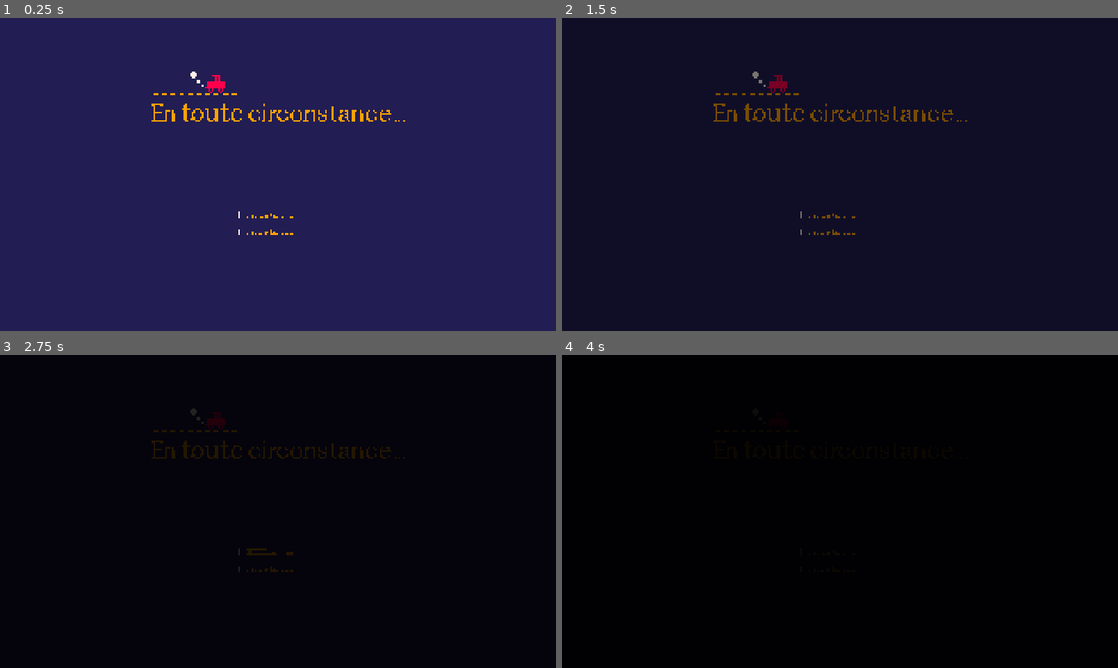
Above: before the commit, frames 1-4 (two rows, left to right).
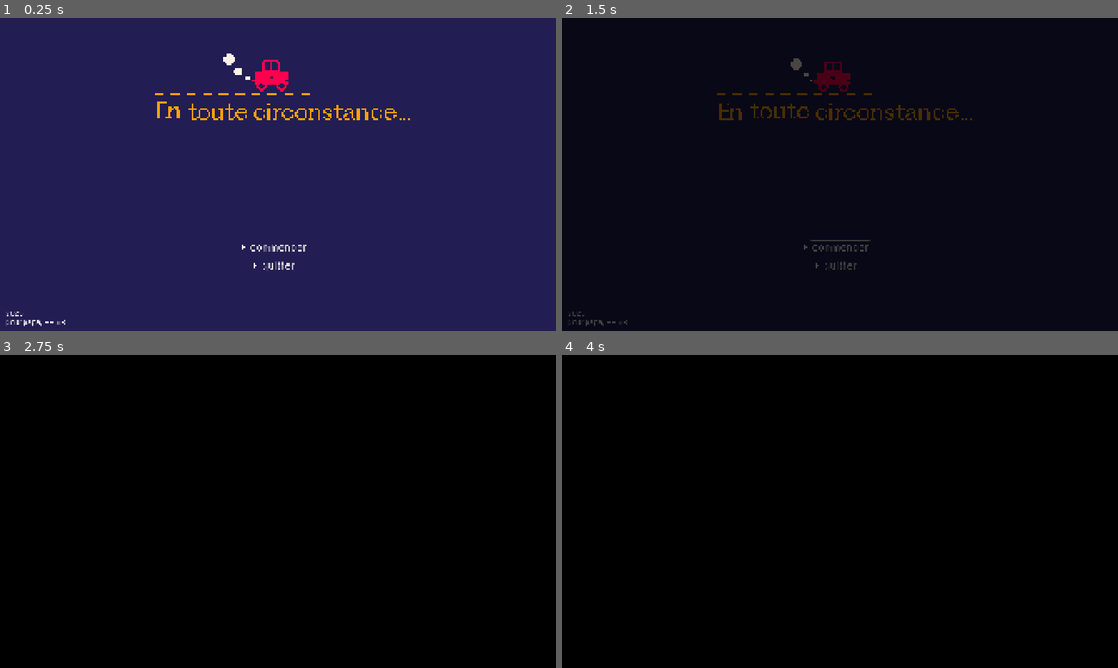
Above: after the commit, the same moments.

Repository: VeryKoolGames/En_toute_circonstance
Game: Godot game, scene res://Scenes/start_menu.tscn
The game is run twice, just before and just after one commit, with the same random seed, the same clock (stepped at 60 frames per second) and the same inputs. This scene is started directly instead of the project's main scene.
Inputs (mouse positions are in pixels of both pictures, inside the frame that each line leads up to; where the layout moved, square brackets give the same spot in the first picture):
- Up to frame 1 (0.25 s): no input
- Up to frame 2 (1.5 s): click (840, 246) [828, 215] at 0.5 s; click (828, 230) at 1.27 s
- Up to frame 3 (2.75 s): click (266, 552) at 2.02 s
- Up to frame 4 (4 s): click (840, 583) [828, 552] at 2.75 s; click (828, 567) at 3.52 s

The runs differ from the first frame. In frame 1, 2.0% of the frame differs, in the area x 1-74%, y 11-99%; in frame 2, 2.1%, in the area x 1-74%, y 12-99%; in frame 3, 0.9%; in frame 4, less than 0.1%.

Commit message:
menu et particules explosion

Diff:
--- /dev/null
+++ b/Scenes/anti_gravité_particules.tscn
@@ -0,0 +1,13 @@
+[gd_scene load_steps=2 format=3 uid="uid://b24a3oyjqgh5c"]
+
+[sub_resource type="Curve" id="Curve_s63ww"]
+_data = [Vector2(0.00491803, 1), 0.0, 0.0, 0, 0, Vector2(0.901639, 1), 0.0, 0.0, 0, 0, Vector2(1, 0), 0.0, 0.0, 0, 0]
+point_count = 3
+
+[node name="AntiGravitéParticules" type="CPUParticles2D"]
+lifetime = 1.84
+emission_shape = 3
+emission_rect_extents = Vector2(40, 60)
+gravity = Vector2(0, -3.94)
+scale_amount_curve = SubResource("Curve_s63ww")
+color = Color(0.386901, 0.432867, 0.802481, 1)
--- /dev/null
+++ b/Scenes/explosion_particules.tscn
@@ -0,0 +1,21 @@
+[gd_scene load_steps=2 format=3 uid="uid://cakhowcvdsa18"]
+
+[sub_resource type="Curve" id="Curve_ixug2"]
+_data = [Vector2(0.00491803, 1), 0.0, 0.0, 0, 0, Vector2(1, 0), -1.86256, 0.0, 0, 0]
+point_count = 2
+
+[node name="ExplosionParticules" type="CPUParticles2D"]
+emitting = false
+amount = 15
+one_shot = true
+explosiveness = 1.0
+randomness = 1.0
+direction = Vector2(0, 0)
+spread = 180.0
+gravity = Vector2(0, 0)
+initial_velocity_min = 100.0
+initial_velocity_max = 140.0
+damping_min = 240.0
+damping_max = 300.0
+scale_amount_curve = SubResource("Curve_ixug2")
+color = Color(1, 0, 0.301961, 1)
--- /dev/null
+++ b/Scenes/mainBEN.tscn
@@ -0,0 +1,38 @@
+[gd_scene load_steps=7 format=3 uid="uid://cxwehdj7nh162"]
+
+[ext_resource type="PackedScene" uid="uid://dldcwmwe2e68s" path="res://Scenes/level.tscn" id="1_2tir0"]
+[ext_resource type="PackedScene" uid="uid://v30fe1sniv4s" path="res://Scenes/player.tscn" id="2_ye620"]
+[ext_resource type="PackedScene" uid="uid://kb0vbs3beqtw" path="res://Scenes/game_ui.tscn" id="3_5kulp"]
+[ext_resource type="AudioStream" uid="uid://dr5uxa7lwfl6x" path="res://Sounds/main_music.mp3" id="4_iodxk"]
+[ext_resource type="PackedScene" uid="uid://b24a3oyjqgh5c" path="res://Scenes/anti_gravité_particules.tscn" id="5_ye620"]
+[ext_resource type="PackedScene" uid="uid://bio0dxmqbfiuk" path="res://Scenes/recharge_particules.tscn" id="6_5kulp"]
+
+[node name="Main" type="Node2D"]
+
+[node name="Level" parent="." instance=ExtResource("1_2tir0")]
+unique_name_in_owner = true
+
+[node name="Camera2D" type="Camera2D" parent="."]
+zoom = Vector2(4, 4)
+
+[node name="Player" parent="." instance=ExtResource("2_ye620")]
+position = Vector2(-212, -96)
+
+[node name="CanvasLayer" type="CanvasLayer" parent="."]
+
+[node name="GameUI" parent="CanvasLayer" instance=ExtResource("3_5kulp")]
+process_mode = 4
+
+[node name="MainMusic" type="AudioStreamPlayer2D" parent="."]
+stream = ExtResource("4_iodxk")
+volume_db = -15.0
+autoplay = true
+
+[node name="AntiGravitéParticules" parent="." instance=ExtResource("5_ye620")]
+position = Vector2(-194, -7)
+
+[node name="AntiGravitéParticules2" parent="." instance=ExtResource("6_5kulp")]
+position = Vector2(-79, 106)
+
+[node name="AntiGravitéParticules2" parent="AntiGravitéParticules2" instance=ExtResource("6_5kulp")]
+position = Vector2(202, -129)
--- /dev/null
+++ b/Scenes/recharge_particules.tscn
@@ -0,0 +1,16 @@
+[gd_scene load_steps=3 format=3 uid="uid://bio0dxmqbfiuk"]
+
+[ext_resource type="Texture2D" uid="uid://h0nuawfd1l38" path="res://Sprites/Electricité.png" id="1_4fwub"]
+
+[sub_resource type="Curve" id="Curve_s63ww"]
+_data = [Vector2(0.00491803, 1), 0.0, 0.0, 0, 0, Vector2(0.901639, 1), 0.0, 0.0, 0, 0, Vector2(1, 0), 0.0, 0.0, 0, 0]
+point_count = 3
+
+[node name="AntiGravitéParticules" type="CPUParticles2D"]
+amount = 4
+texture = ExtResource("1_4fwub")
+lifetime = 1.84
+emission_shape = 3
+emission_rect_extents = Vector2(15, 15)
+gravity = Vector2(0, -3.94)
+scale_amount_curve = SubResource("Curve_s63ww")
--- a/Scenes/start_menu.tscn
+++ b/Scenes/start_menu.tscn
@@ -1,22 +1,102 @@
-[gd_scene load_steps=15 format=3 uid="uid://be5d4bbhf42n7"]
+[gd_scene load_steps=26 format=3 uid="uid://bp28rhdj4gg7l"]
 
 [ext_resource type="Script" uid="uid://dtkr7snq4jtws" path="res://start_menu_manager.gd" id="1_8u0lp"]
 [ext_resource type="Texture2D" uid="uid://sdl140bi1hwb" path="res://Sprites/Logo1.png" id="2_i2i62"]
-[ext_resource type="Texture2D" uid="uid://3hualm26lbd8" path="res://Sprites/En.png" id="3_lfskg"]
-[ext_resource type="Texture2D" uid="uid://c68tmpap51dt6" path="res://Sprites/Toute.png" id="4_ru7em"]
-[ext_resource type="Texture2D" uid="uid://bwx77bf234p2i" path="res://Sprites/circonstance.png" id="5_77ila"]
+[ext_resource type="Texture2D" uid="uid://buovv5oxwypae" path="res://Sprites/Logo2.png" id="3_rpttd"]
+[ext_resource type="Texture2D" uid="uid://6eqpr4ofopdn" path="res://Sprites/Title1.png" id="4_00l4x"]
+[ext_resource type="Texture2D" uid="uid://op87jxfn1hxi" path="res://Sprites/Title2.png" id="5_qnxl2"]
 [ext_resource type="Texture2D" uid="uid://bjug17do7yw2l" path="res://Sprites/arrow.png" id="6_00l4x"]
+[ext_resource type="Texture2D" uid="uid://jk6fw8fxbwh7" path="res://Sprites/Title3.png" id="6_1u5ka"]
 [ext_resource type="AudioStream" uid="uid://ca5rgsucn72f6" path="res://Sounds/snoring.wav" id="7_i2i62"]
+[ext_resource type="Texture2D" uid="uid://bctmwesbmap8" path="res://Sprites/Title4.png" id="7_jfkjl"]
 [ext_resource type="FontFile" uid="uid://dsvwo8iqoy5g6" path="res://Fonts/PxGrotesk-Screen.otf" id="7_ru7em"]
 [ext_resource type="AudioStream" uid="uid://criytkaneei43" path="res://Sounds/phone_vibrating.wav" id="8_lfskg"]
+[ext_resource type="Texture2D" uid="uid://dl658h3vjsj34" path="res://Sprites/Title5.png" id="8_rl2bw"]
 [ext_resource type="AudioStream" uid="uid://bqhj3pruvwlgn" path="res://Sounds/phone_speech.wav" id="10_77ila"]
 [ext_resource type="AudioStream" uid="uid://dbslwt630uaix" path="res://Sounds/angry_dad.wav" id="11_00l4x"]
+[ext_resource type="AudioStream" uid="uid://c40tbt4hcntx4" path="res://Sounds/menuMusic.mp3" id="11_1u5ka"]
 [ext_resource type="AudioStream" uid="uid://bb3k1bm2acu4w" path="res://Sounds/wake_up_sound.wav" id="12_7vuks"]
+[ext_resource type="AudioStream" uid="uid://b0c2ewevlw4fn" path="res://Sounds/HoverSound.wav" id="12_jfkjl"]
 
 [sub_resource type="StyleBoxFlat" id="StyleBoxFlat_7vuks"]
 
 [sub_resource type="Theme" id="Theme_rpttd"]
 Panel/styles/panel = SubResource("StyleBoxFlat_7vuks")
+
+[sub_resource type="Animation" id="Animation_slhe1"]
+resource_name = "voitureMenu"
+length = 0.8
+loop_mode = 1
+tracks/0/type = "value"
+tracks/0/imported = false
+tracks/0/enabled = true
+tracks/0/path = NodePath(".:texture")
+tracks/0/interp = 1
+tracks/0/loop_wrap = true
+tracks/0/keys = {
+"times": PackedFloat32Array(0, 0.4),
+"transitions": PackedFloat32Array(1, 1),
+"update": 1,
+"values": [ExtResource("2_i2i62"), ExtResource("3_rpttd")]
+}
+
+[sub_resource type="Animation" id="Animation_qnxl2"]
+length = 0.001
+tracks/0/type = "value"
+tracks/0/imported = false
+tracks/0/enabled = true
+tracks/0/path = NodePath(".:texture")
+tracks/0/interp = 1
+tracks/0/loop_wrap = true
+tracks/0/keys = {
+"times": PackedFloat32Array(0),
+"transitions": PackedFloat32Array(1),
+"update": 1,
+"values": [ExtResource("2_i2i62")]
+}
+
+[sub_resource type="AnimationLibrary" id="AnimationLibrary_1u5ka"]
+_data = {
+&"RESET": SubResource("Animation_qnxl2"),
+&"voitureMenu": SubResource("Animation_slhe1")
+}
+
+[sub_resource type="Animation" id="Animation_l146v"]
+resource_name = "Title"
+loop_mode = 1
+tracks/0/type = "value"
+tracks/0/imported = false
+tracks/0/enabled = true
+tracks/0/path = NodePath(".:texture")
+tracks/0/interp = 1
+tracks/0/loop_wrap = true
+tracks/0/keys = {
+"times": PackedFloat32Array(0, 0.200891, 0.398638, 0.599469, 0.79909),
+"transitions": PackedFloat32Array(1, 1, 1, 1, 1),
+"update": 1,
+"values": [ExtResource("4_00l4x"), ExtResource("5_qnxl2"), ExtResource("6_1u5ka"), ExtResource("7_jfkjl"), ExtResource("8_rl2bw")]
+}
+
+[sub_resource type="Animation" id="Animation_6k3d4"]
+length = 0.001
+tracks/0/type = "value"
+tracks/0/imported = false
+tracks/0/enabled = true
+tracks/0/path = NodePath(".:texture")
+tracks/0/interp = 1
+tracks/0/loop_wrap = true
+tracks/0/keys = {
+"times": PackedFloat32Array(0),
+"transitions": PackedFloat32Array(1),
+"update": 1,
+"values": [ExtResource("4_00l4x")]
+}
+
+[sub_resource type="AnimationLibrary" id="AnimationLibrary_7c4jf"]
+_data = {
+&"RESET": SubResource("Animation_6k3d4"),
+&"Title": SubResource("Animation_l146v")
+}
 
 [node name="StartMenu" type="Node2D"]
 script = ExtResource("1_8u0lp")
@@ -39,111 +119,119 @@
 grow_vertical = 2
 color = Color(0.133333, 0.113725, 0.32549, 1)
 
-[node name="LogoHContainer" type="HBoxContainer" parent="StartMenuUI"]
-custom_minimum_size = Vector2(0, 80)
-layout_mode = 1
-anchors_preset = 10
-anchor_right = 1.0
-offset_top = 184.0
-offset_right = -579.0
+[node name="VOITURE" type="TextureRect" parent="StartMenuUI"]
+layout_mode = 2
+offset_left = 525.0
+offset_top = 120.0
+offset_right = 1069.0
 offset_bottom = 264.0
-grow_horizontal = 2
-alignment = 1
-
-[node name="TextureRect4" type="TextureRect" parent="StartMenuUI/LogoHContainer"]
-layout_mode = 2
 texture = ExtResource("2_i2i62")
 expand_mode = 3
 
-[node name="NameHContainer" type="HBoxContainer" parent="StartMenuUI"]
-custom_minimum_size = Vector2(0, 60)
-layout_mode = 1
-anchors_preset = 14
-anchor_top = 0.5
-anchor_right = 1.0
-anchor_bottom = 0.5
-offset_top = -245.0
-offset_bottom = -185.0
-grow_horizontal = 2
-grow_vertical = 2
-theme_override_constants/separation = 20
-alignment = 1
-metadata/_edit_group_ = true
-
-[node name="TextureRect" type="TextureRect" parent="StartMenuUI/NameHContainer"]
-layout_mode = 2
-texture = ExtResource("3_lfskg")
+[node name="AnimationPlayer" type="AnimationPlayer" parent="StartMenuUI/VOITURE"]
+libraries = {
+&"": SubResource("AnimationLibrary_1u5ka")
+}
+autoplay = "voitureMenu"
+
+[node name="TITLE" type="TextureRect" parent="StartMenuUI"]
+layout_mode = 1
+anchors_preset = -1
+anchor_left = 0.5
+anchor_top = 0.327
+anchor_right = 0.5
+anchor_bottom = 0.327
+offset_left = -431.0
+offset_top = -81.16
+offset_right = 466.0
+offset_bottom = 11.84
+grow_horizontal = 2
+grow_vertical = 2
+texture = ExtResource("4_00l4x")
 expand_mode = 3
 
-[node name="TextureRect2" type="TextureRect" parent="StartMenuUI/NameHContainer"]
-layout_mode = 2
-texture = ExtResource("4_ru7em")
-expand_mode = 3
-
-[node name="TextureRect3" type="TextureRect" parent="StartMenuUI/NameHContainer"]
-layout_mode = 2
-texture = ExtResource("5_77ila")
-expand_mode = 3
-
-[node name="GridContainer" type="GridContainer" parent="StartMenuUI"]
-layout_mode = 1
-anchors_preset = 12
-anchor_top = 1.0
-anchor_right = 1.0
-anchor_bottom = 1.0
-offset_left = 824.0
-offset_top = -411.0
-offset_right = -881.0
-offset_bottom = -243.0
-grow_horizontal = 2
-grow_vertical = 0
-theme_override_constants/h_separation = 20
-theme_override_constants/v_separation = 40
-columns = 2
-metadata/_edit_group_ = true
-
-[node name="TextureRect" type="TextureRect" parent="StartMenuUI/GridContainer"]
-layout_mode = 2
-texture = ExtResource("6_00l4x")
-
-[node name="TextureButton" type="TextureButton" parent="StartMenuUI/GridContainer"]
-layout_mode = 2
-texture_normal = ExtResource("5_77ila")
-texture_pressed = ExtResource("5_77ila")
-texture_hover = ExtResource("3_lfskg")
-stretch_mode = 0
-
-[node name="TextureRect2" type="TextureRect" parent="StartMenuUI/GridContainer"]
-layout_mode = 2
-texture = ExtResource("6_00l4x")
-
-[node name="TextureButton2" type="TextureButton" parent="StartMenuUI/GridContainer"]
-layout_mode = 2
-texture_normal = ExtResource("5_77ila")
-stretch_mode = 0
-
-[node name="ColorRect" type="ColorRect" parent="StartMenuUI"]
-process_mode = 4
-layout_mode = 1
-anchors_preset = 15
-anchor_right = 1.0
-anchor_bottom = 1.0
-grow_horizontal = 2
-grow_vertical = 2
-mouse_filter = 2
-color = Color(0, 0, 0, 0)
-
-[node name="Label" type="Label" parent="StartMenuUI"]
+[node name="AnimationPlayer" type="AnimationPlayer" parent="StartMenuUI/TITLE"]
+libraries = {
+&"": SubResource("AnimationLibrary_7c4jf")
+}
+autoplay = "Title"
+
+[node name="commencer" type="Button" parent="StartMenuUI"]
 layout_mode = 1
 anchors_preset = 8
 anchor_left = 0.5
 anchor_top = 0.5
 anchor_right = 0.5
 anchor_bottom = 0.5
-offset_left = -346.0
-offset_top = -137.0
-offset_right = 336.0
-offset_bottom = 242.0
+offset_left = -102.0
+offset_top = 229.0
+offset_right = 102.0
+offset_bottom = 274.0
+grow_horizontal = 2
+grow_vertical = 2
+theme_override_colors/font_hover_color = Color(1, 0.639216, 0, 1)
+theme_override_colors/icon_hover_pressed_color = Color(1, 0.639216, 0, 1)
+theme_override_fonts/font = ExtResource("7_ru7em")
+theme_override_font_sizes/font_size = 36
+text = "commencer"
+flat = true
+
+[node name="arrow_1" type="TextureRect" parent="StartMenuUI/commencer"]
+layout_mode = 2
+offset_left = -23.0
+offset_top = 14.0
+offset_right = -12.0
+offset_bottom = 32.0
+texture = ExtResource("6_00l4x")
+
+[node name="quitter" type="Button" parent="StartMenuUI"]
+layout_mode = 1
+anchors_preset = 8
+anchor_left = 0.5
+anchor_top = 0.5
+anchor_right = 0.5
+anchor_bottom = 0.5
+offset_left = -102.0
+offset_top = 292.0
+offset_right = 102.0
+offset_bottom = 337.0
+grow_horizontal = 2
+grow_vertical = 2
+theme_override_colors/font_hover_color = Color(1, 0.639216, 0, 1)
+theme_override_fonts/font = ExtResource("7_ru7em")
+theme_override_font_sizes/font_size = 36
+text = "quitter"
+flat = true
+
+[node name="arrow_2" type="TextureRect" parent="StartMenuUI/quitter"]
+offset_left = 18.0
+offset_top = 14.0
+offset_right = 29.0
+offset_bottom = 32.0
+texture = ExtResource("6_00l4x")
+
+[node name="ColorRect" type="ColorRect" parent="StartMenuUI"]
+process_mode = 4
+z_index = 1
+layout_mode = 1
+anchors_preset = 15
+anchor_right = 1.0
+anchor_bottom = 1.0
+grow_horizontal = 2
+grow_vertical = 2
+mouse_filter = 2
+color = Color(0, 0, 0, 0)
+
+[node name="Label" type="Label" parent="StartMenuUI"]
+z_index = 2
+layout_mode = 1
+anchors_preset = 15
+anchor_right = 1.0
+anchor_bottom = 1.0
+offset_left = 495.0
+offset_top = 377.0
+offset_right = -495.0
+offset_bottom = -178.0
 grow_horizontal = 2
 grow_vertical = 2
 theme_override_colors/font_color = Color(1, 0.639216, 0.00392157, 1)
@@ -152,7 +240,30 @@
 horizontal_alignment = 1
 autowrap_mode = 2
 
+[node name="credits" type="Label" parent="StartMenuUI"]
+layout_mode = 1
+anchors_preset = 2
+anchor_top = 1.0
+anchor_bottom = 1.0
+offset_left = 19.0
+offset_top = -103.0
+offset_right = 349.0
+offset_bottom = -18.0
+grow_vertical = 0
+theme_override_fonts/font = ExtResource("7_ru7em")
+theme_override_font_sizes/font_size = 25
+text = "2025
+pour papa, HB <3"
+vertical_alignment = 2
+
 [node name="Sounds" type="Node" parent="."]
+
+[node name="MenuMusic" type="AudioStreamPlayer2D" parent="Sounds"]
+stream = ExtResource("11_1u5ka")
+autoplay = true
+
+[node name="HoverSound" type="AudioStreamPlayer2D" parent="Sounds"]
+stream = ExtResource("12_jfkjl")
 
 [node name="SnoringSound" type="AudioStreamPlayer2D" parent="Sounds"]
 stream = ExtResource("7_i2i62")
@@ -169,4 +280,9 @@
 [node name="WakeUpSound" type="AudioStreamPlayer2D" parent="Sounds"]
 stream = ExtResource("12_7vuks")
 
-[connection signal="button_up" from="StartMenuUI/GridContainer/TextureButton" to="." method="on_start_button_up"]
+[connection signal="button_up" from="StartMenuUI/commencer" to="." method="on_start_button_up"]
+[connection signal="mouse_entered" from="StartMenuUI/commencer" to="." method="_on_commencer_mouse_entered"]
+[connection signal="mouse_exited" from="StartMenuUI/commencer" to="." method="_on_commencer_mouse_exited"]
+[connection signal="button_up" from="StartMenuUI/quitter" to="." method="on_start_button_up"]
+[connection signal="mouse_entered" from="StartMenuUI/quitter" to="." method="_on_quitter_mouse_entered"]
+[connection signal="mouse_exited" from="StartMenuUI/quitter" to="." method="_on_quitter_mouse_exited"]
--- a/project.godot
+++ b/project.godot
@@ -23,6 +23,7 @@
 
 window/size/viewport_width=1920
 window/size/viewport_height=1080
+window/size/initial_position_type=0
 window/stretch/mode="canvas_items"
 
 [input]
--- a/start_menu_manager.gd
+++ b/start_menu_manager.gd
@@ -5,8 +5,12 @@
 @onready var speech_sound: AudioStreamPlayer2D = $Sounds/SpeechSound
 @onready var wake_up_sound: AudioStreamPlayer2D = $Sounds/WakeUpSound
 @onready var angry_sound: AudioStreamPlayer2D = $Sounds/AngryDadSound
+@onready var music: AudioStreamPlayer2D = $Sounds/MenuMusic
+@onready var hover_sound: AudioStreamPlayer2D = $Sounds/HoverSound
 @onready var fade_overlay: ColorRect = $StartMenuUI/ColorRect
 @onready var phone_text: Label = $StartMenuUI/Label
+@onready var arrow1: TextureRect = $StartMenuUI/commencer/arrow_1
+@onready var arrow2: TextureRect = $StartMenuUI/quitter/arrow_2
 
 @export var texts: Array[String] = [
 	"Allo papa ? Je suis completement cuite a preverenge. J'ai du dormir chez Julie et il me manque une chaussure. Tu peux venir me chercher stp ?",
@@ -15,8 +19,10 @@
 
 func on_start_button_up():
 	var tween = create_tween()
+	var musictween = create_tween()
 	tween.set_trans(Tween.TRANS_QUAD).set_ease(Tween.EASE_OUT)
-	tween.tween_property(fade_overlay, "color:a", 1.0, 3)
+	tween.tween_property(fade_overlay, "color:a", 1.0, 2)
+	tween.tween_property(music, "volume_db", -80, 2)
 	await tween.finished
 	snoring_sound.playing = true
 	await get_tree().create_timer(8).timeout
@@ -52,3 +58,21 @@
 		buffer += letter
 		phone_text.text = buffer
 		await get_tree().create_timer(0.05).timeout
+
+
+func _on_commencer_mouse_entered() -> void:
+	hover_sound.playing = true
+	arrow1.modulate = Color("#ffa300")
+
+
+func _on_quitter_mouse_entered() -> void:
+	hover_sound.playing = true
+	arrow2.modulate = Color("#ffa300")
+
+
+func _on_commencer_mouse_exited() -> void:
+	arrow1.modulate = Color("#ffffff")
+
+
+func _on_quitter_mouse_exited() -> void:
+	arrow2.modulate = Color("#ffffff")
Not shown, added: Sounds/HoverSound.wav.import
Not shown, added: Sounds/menuMusic.mp3.import
Binary file added: Sprites/Title1.png
Not shown, added: Sprites/Title1.png.import
Binary file added: Sprites/Title2.png
Not shown, added: Sprites/Title2.png.import
Binary file added: Sprites/Title3.png
Not shown, added: Sprites/Title3.png.import
Binary file added: Sprites/Title4.png
Not shown, added: Sprites/Title4.png.import
Binary file added: Sprites/Title5.png
Not shown, added: Sprites/Title5.png.import
(and 2 more such lines)
